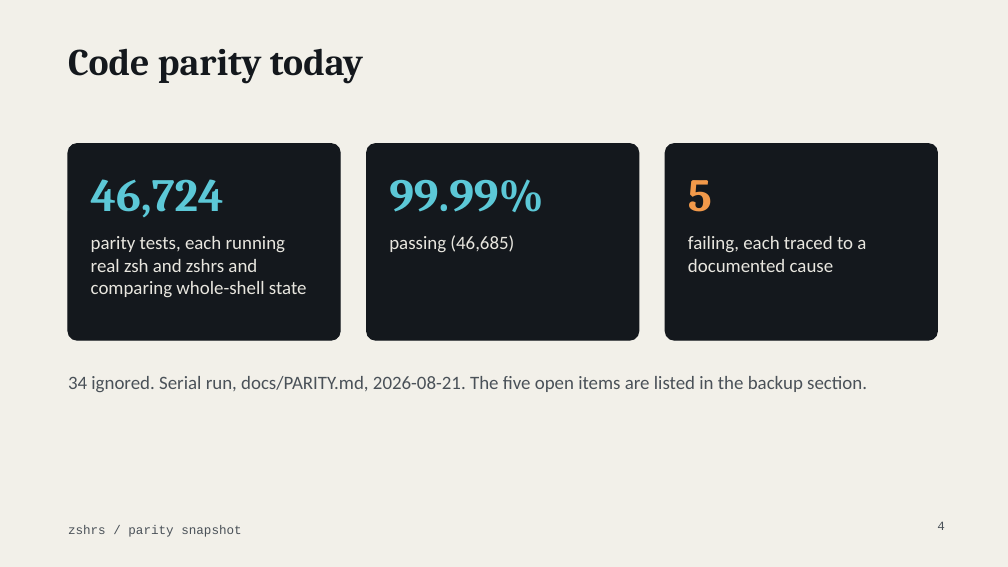
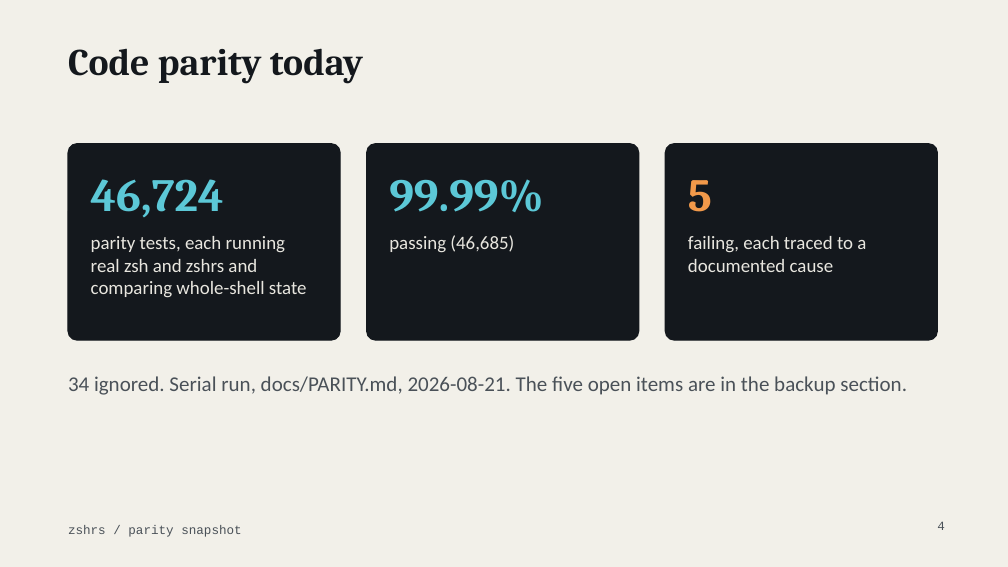
Before and after one commit to MenkeTechnologies/zshrs, a slide deck: slide 4 of docs/talk.pptx. Drawn at 1008x567 pixels with LibreOffice and Linux fonts; fonts in the diff are those of the drawing. Boxes give left, top, right and bottom in pixels: in the first picture for what was removed or moved away, otherwise in the second. Text is boxed around its words. In the diff, an @@ line names an element or a change of style, - is before the commit and + after.

Commit message:
docs: full talk deck covering every goodie

```diff
--- a/docs/talk.pptx
+++ b/docs/talk.pptx
@@ text at (68,376,907,395): text changed; size 18 to 20 pt @@
-34 ignored. Serial run, docs/PARITY.md, 2026-08-21. The five open items are listed in the backup section.
+34 ignored. Serial run, docs/PARITY.md, 2026-08-21. The five open items are in the backup section.
```
Also in this commit, not shown: 18 other slides changed, 39 slides added, 13 slides removed.
